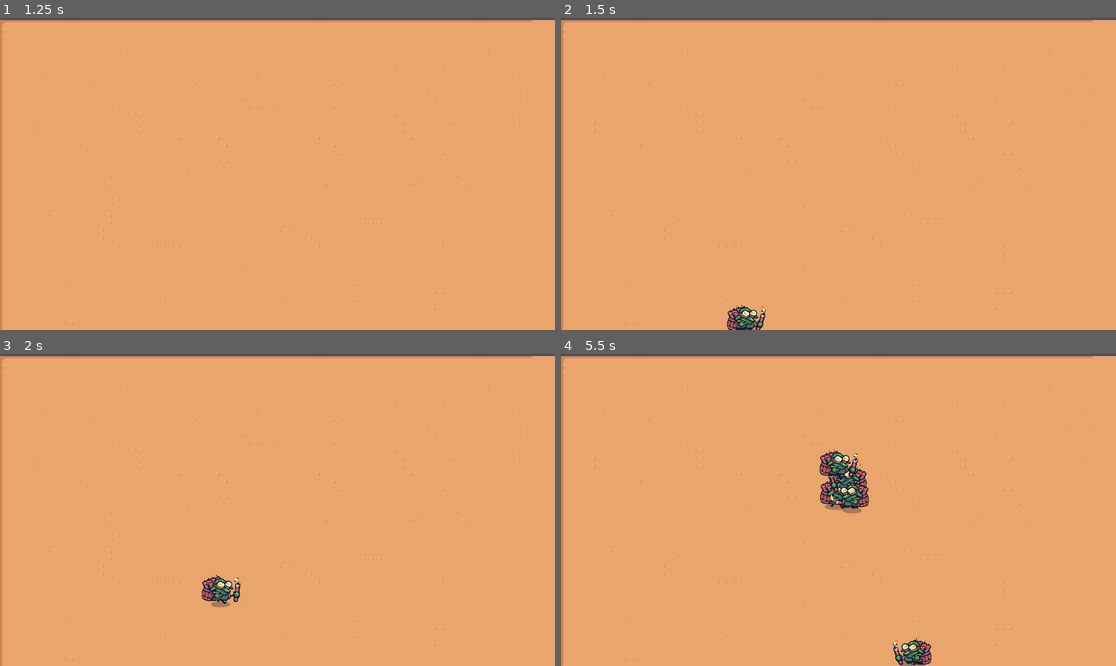
Above: before the commit, frames 1-4 (two rows, left to right).
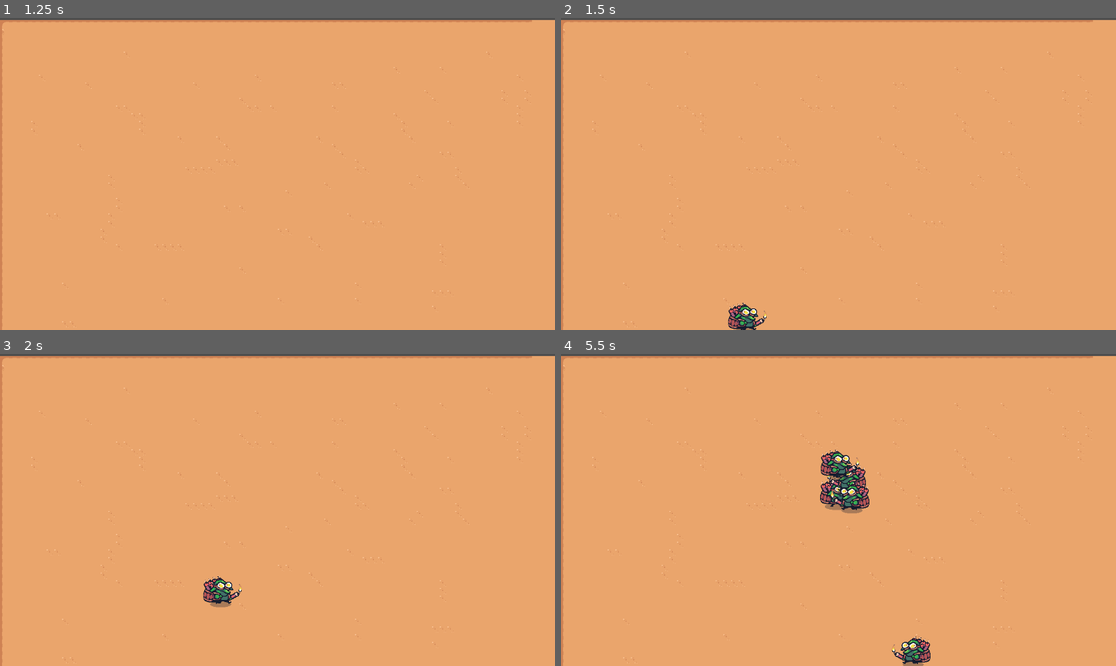
Above: after the commit, the same moments.

Repository: game-devs-csf/godot_journey
Game: Godot game, scene res://Scenes/game.tscn
Same seed, same stepped clock (60 frames per second), same inputs: the game is played once before the commit and once after it.
Inputs:
- Up to frame 1 (1.25 s): tap Enter at 0.5 s
- Up to frame 2 (1.5 s): tap Space at 1.25 s
- Up to frame 3 (2 s): no input
- Up to frame 4 (5.5 s): no input

Frame 1 is identical in both runs. In frame 2, 0.4% of the frame differs, in the area x 29-38%, y 91-100%; in frame 3, 0.4%; in frame 4, 1.1%, in the area x 46-67%, y 30-100%.

Commit message:
Fixes.

Diff:
--- a/Kill_lemmings/Scenes/Characters/Enemies/goblin.tscn
+++ b/Kill_lemmings/Scenes/Characters/Enemies/goblin.tscn
@@ -151,7 +151,7 @@
 }],
 "loop": true,
 "name": &"Run",
-"speed": 10.0
+"speed": 12.0
 }]
 
 [sub_resource type="CapsuleShape2D" id="CapsuleShape2D_dmcna"]
--- a/Kill_lemmings/Scenes/game.tscn
+++ b/Kill_lemmings/Scenes/game.tscn
@@ -1,7 +1,25 @@
-[gd_scene load_steps=6 format=3 uid="uid://ci10pp2t74yqw"]
+[gd_scene load_steps=12 format=3 uid="uid://ci10pp2t74yqw"]
 
 [ext_resource type="Script" path="res://Scripts/game_manager.gd" id="1_1uist"]
 [ext_resource type="Texture2D" uid="uid://cckcet6kmqf2o" path="res://Assets/Tilemaps/tilemap.png" id="2_afypn"]
+
+[sub_resource type="NavigationPolygon" id="NavigationPolygon_ba00c"]
+source_geometry_group_name = &"navigation_polygon_source_group"
+
+[sub_resource type="NavigationPolygon" id="NavigationPolygon_dwq1q"]
+source_geometry_group_name = &"navigation_polygon_source_group"
+
+[sub_resource type="NavigationPolygon" id="NavigationPolygon_dmsva"]
+source_geometry_group_name = &"navigation_polygon_source_group"
+
+[sub_resource type="NavigationPolygon" id="NavigationPolygon_u37s2"]
+source_geometry_group_name = &"navigation_polygon_source_group"
+
+[sub_resource type="NavigationPolygon" id="NavigationPolygon_p0o4v"]
+source_geometry_group_name = &"navigation_polygon_source_group"
+
+[sub_resource type="NavigationPolygon" id="NavigationPolygon_lfbr0"]
+source_geometry_group_name = &"navigation_polygon_source_group"
 
 [sub_resource type="TileSetAtlasSource" id="TileSetAtlasSource_wt8ty"]
 texture = ExtResource("2_afypn")
@@ -54,11 +72,17 @@
 10:3/0 = 0
 11:3/0 = 0
 0:4/0 = 0
+0:4/0/navigation_layer_0/polygon = SubResource("NavigationPolygon_ba00c")
 1:4/0 = 0
+1:4/0/navigation_layer_0/polygon = SubResource("NavigationPolygon_dwq1q")
 2:4/0 = 0
+2:4/0/navigation_layer_0/polygon = SubResource("NavigationPolygon_dmsva")
 3:4/0 = 0
+3:4/0/navigation_layer_0/polygon = SubResource("NavigationPolygon_u37s2")
 4:4/0 = 0
+4:4/0/navigation_layer_0/polygon = SubResource("NavigationPolygon_p0o4v")
 5:4/0 = 0
+5:4/0/navigation_layer_0/polygon = SubResource("NavigationPolygon_lfbr0")
 6:4/0 = 0
 7:4/0 = 0
 8:4/0 = 0
@@ -139,6 +163,7 @@
 11:10/0 = 0
 
 [sub_resource type="TileSet" id="TileSet_02ln7"]
+navigation_layer_0/layers = 1
 sources/0 = SubResource("TileSetAtlasSource_wt8ty")
 
 [sub_resource type="Curve2D" id="Curve2D_tqarl"]
--- a/Kill_lemmings/Scripts/Mob.gd
+++ b/Kill_lemmings/Scripts/Mob.gd
@@ -1,15 +1,14 @@
 class_name Mob
 extends CharacterBody2D
+## Base class for the enemies
 
-## Base class for the enemies
+enum state {Idle, Running, Attacking}
+enum directions {Left, Right}
 
 @export var mob_name = "Mob"
 @onready var _animated_sprite = $AnimatedSprite2D
 @export var target : Vector2
 @export var max_hp := 10
-
-enum state {Idle, Running, Attacking}
-enum directions {Left, Right}
 
 var hp : int = 10:
 	set(value): hp = clamp(value, 0, max_hp)
--- a/Kill_lemmings/Scripts/game_manager.gd
+++ b/Kill_lemmings/Scripts/game_manager.gd
@@ -10,7 +10,7 @@
 	load_enemies()
 
 # Called every frame. 'delta' is the elapsed time since the previous frame.
-func _process(delta):
+func _process(_delta):
 	pass
 
 func load_enemies():
@@ -22,6 +22,7 @@
 	var mob = _enemy_references[randi() % _enemy_references.size()].instantiate()
 	mob.target = Vector2(0,0)
 	mob.global_position = $EnemySpawnLocations/PathFollow2D.global_position
+	_enemies_in_scene.append(mob)
 	$Enemies.add_child(mob)
 
 func _on_timer_timeout():
